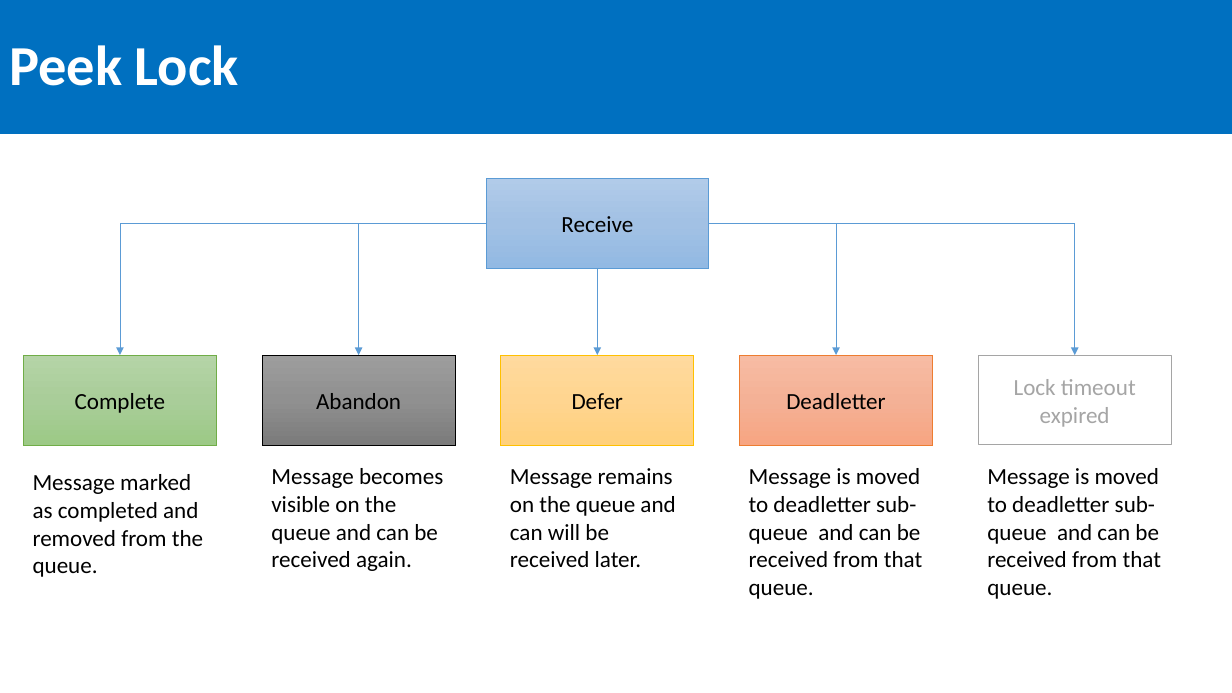
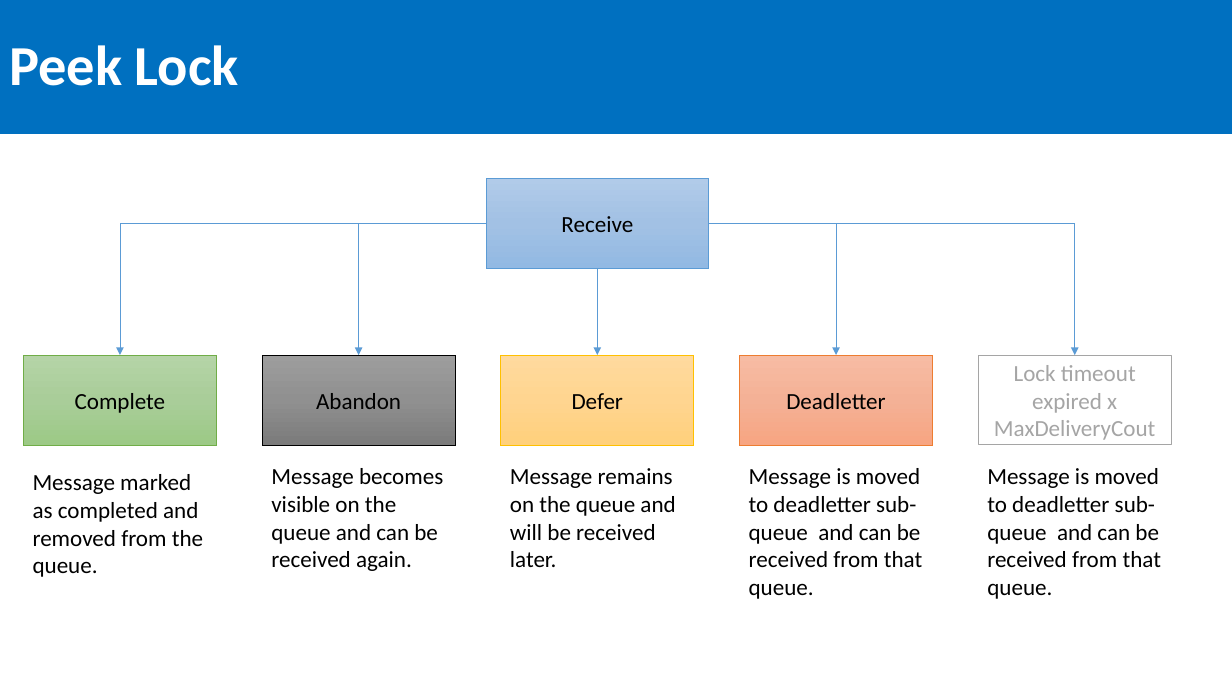
Before and after one commit to SeanFeldman/ASB-DotNet-YYC, a slide deck: slide 16 of Azure Service Bus Calgary .NET usergroup 2016-03-24.pptx (slide 18 before the commit). Drawn at 1232x693 pixels with LibreOffice and Linux fonts; fonts in the diff are those of the drawing. Boxes give left, top, right and bottom in pixels: in the first picture for what was removed or moved away, otherwise in the second. Text is boxed around its words. In the diff, an @@ line names an element or a change of style, - is before the commit and + after.

```diff
--- a/Azure Service Bus Calgary .NET usergroup 2016-03-24.pptx
+++ b/Azure Service Bus Calgary .NET usergroup 2016-03-24.pptx
@@ text in rectangle at (x1=994, y1=365, x2=1155, y2=440): text changed @@
-Lock timeout expired
+Lock timeout expired x MaxDeliveryCout
@@ text at (x1=510, y1=468, x2=675, y2=567): text changed @@
-Message remains on the queue and can will be received later.
+Message remains on the queue and will be received later.
```
Also in this commit, not shown: 1 other slide changed, 2 slides removed.
